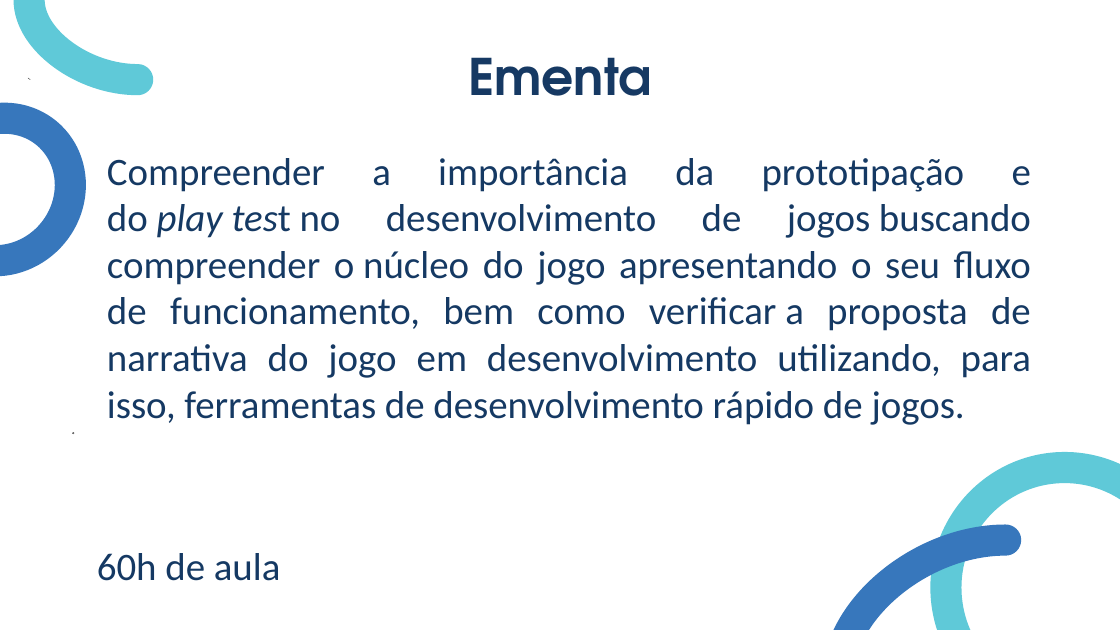
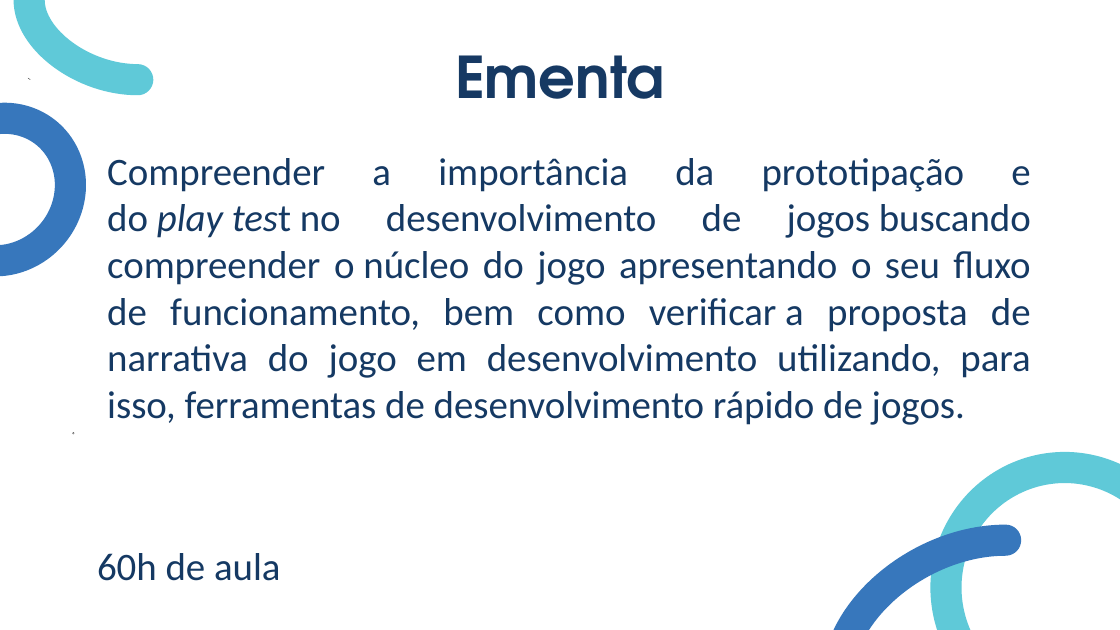
Before and after one commit to MaristaIrAcacio/PrototipacaoDeJogos, a slide deck: slide 3 of aulas/Apresentação.pptx. Drawn at 1120x630 pixels with LibreOffice and Linux fonts; fonts in the diff are those of the drawing. Boxes give left, top, right and bottom in pixels: in the first picture for what was removed or moved away, otherwise in the second. Text is boxed around its words. In the diff, an @@ line names an element or a change of style, - is before the commit and + after.

```diff
--- a/aulas/Apresentação.pptx
+++ b/aulas/Apresentação.pptx
@@ text "Ementa" at bbox=[455, 55, 665, 99]: size 32.4 to 37 pt @@
```
Also in this commit, not shown: 7 other slides changed, 10 other files.
